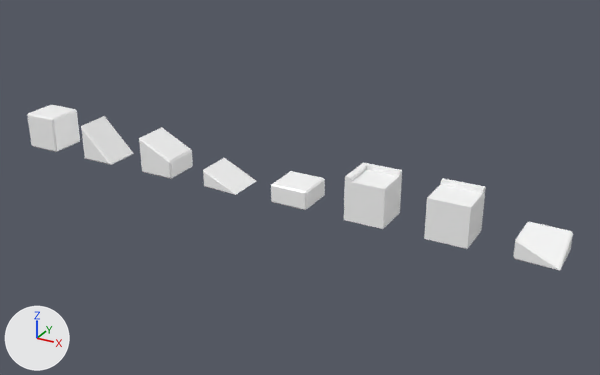
One commit to the glTF model Assets/Models/world-blocks-v1.glb: the scene before it, then after it.
Both versions are drawn from a camera (50 mm lens) standing at (30.1, -32.8, 16.1) and looking at (11.8, 0.6, -0.6). The axes (+X, +Y, +Z) are drawn at lower left. The lights are the same throughout. Objects named as collision shapes, trigger or cutter boxes, shadow casters or lower levels of detail are left out. Where no turn or scale is listed for an object, it has been applied to the vertices. Vertices at the same position are counted once.

The first picture shows 'Block', 'Block_50%', 'Block_Bande_25%', 'Block_Bande_50%', 'Ramp_100%', 'Ramp_25%', 'Ramp_75%', 'pyramide'.
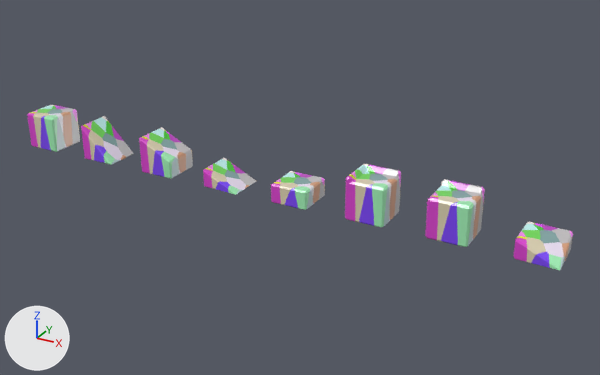
What differs and where, as boxes [x1, y1, x2, y2] in the pictures (600 x 375 px):
'Block_Bande_25%', reshaped: before [424, 178, 486, 249]; after [425, 179, 485, 247]
'Block_Bande_50%', reshaped: before [344, 162, 402, 229]; after [345, 164, 401, 228]
'pyramide', recoloured, surface changed: [513, 222, 573, 270] in both
'Block', recoloured, surface changed: [27, 105, 80, 152] in both
'Ramp_75%', recoloured, surface changed: [139, 127, 193, 179] in both
'Ramp_100%', recoloured: [81, 116, 134, 165] in both
'Block_50%', recoloured, surface changed: [271, 171, 325, 210] in both
'Ramp_25%', recoloured, surface changed: [203, 158, 256, 195] in both

The change, as a list of edits to the scene's bpy script:
```text
Change me_cube:
    where me_cube.from_pydata(...)  # 18 vertices, 32 faces; spans x -1.0..0.94, y -1.0..1.0, z -1.0..0.94
    remove me_cube.materials.append(mat_block_material)  # white #ffffff
    add me_cube.materials.append(mat_block_material_001)  # picture img_ramp_100
Change me_cube_001:
    where me_cube_001.from_pydata(...)  # 24 vertices, 44 faces; spans x -1.0..1.0, y -1.0..1.0, z -1.0..0.96
    remove me_cube_001.materials.append(mat_block_material)  # white #ffffff
    me_cube_001 part 1: texture (UV) coordinates of 44 of 44 faces, centred in x -1.0..1.0, y -1.0..1.0, z -1.0..0.95, changed; they spanned u 0.12..0.87, v 0.0..0.99 and now span u 0.0..1.0, v 0.0..0.88
    add me_cube_001.materials.append(mat_block_material_002)  # picture img_ramp75
Change me_cube_002:
    where me_cube_002.from_pydata(...)  # 18 vertices, 32 faces; spans x -1.0..1.0, y -1.0..1.0, z -1.0..-0.04
    remove me_cube_002.materials.append(mat_block_material)  # white #ffffff
    me_cube_002 part 2: texture (UV) coordinates of 32 of 32 faces, centred in x -1.0..0.98, y -1.0..1.0, z -1.0..-0.05, changed; they spanned u 0.12..0.87, v 0.0..0.99 and now span u 0.0..0.97, v 0.0..1.0
    add me_cube_002.materials.append(mat_block_material_003)  # picture img_ramp25new
Change me_cube_003:
    where me_cube_003.from_pydata(...)  # 24 vertices, 44 faces; spans x -1.0..1.0, y -1.0..1.0, z -1.0..1.0
    remove me_cube_003.materials.append(mat_block_material)  # white #ffffff
    me_cube_003 part 3: texture (UV) coordinates of 44 of 44 faces, centred in x -1.0..1.0, y -1.0..1.0, z -1.0..1.0, changed; they spanned u 0.12..0.87, v 0.0..0.99 and now span u 0.0..1.0, v 0.0..0.86
    add me_cube_003.materials.append(mat_block_material_008)  # picture img_blocknew
Change me_cube_004:
    where me_cube_004.from_pydata(...)  # 24 vertices, 44 faces; spans x -1.0..1.0, y -1.0..1.0, z -1.0..0.0
    remove me_cube_004.materials.append(mat_block_material)  # white #ffffff
    me_cube_004 part 4: texture (UV) coordinates of 44 of 44 faces, centred in x -1.0..1.0, y -1.0..1.0, z -1.0..0.0, changed; they spanned u 0.12..0.88, v 0.0..0.99 and now span u 0.0..1.0, v 0.0..0.99
    add me_cube_004.materials.append(mat_block_material_004)  # picture img_block50
Change me_cube_005:
    remove me_cube_005.from_pydata(...)  # 26 vertices, 48 faces; spans x -1.0..1.0, y -1.0..1.0, z -1.0..1.2
    remove me_cube_005.materials.append(mat_block_material)  # white #ffffff
    add me_cube_005.from_pydata(...)  # 59 vertices, 114 faces; spans x -1.0..1.0, y -1.0..1.0, z -1.0..1.2
    me_cube_005 part 5: 23 vertices removed from x -1.0..1.0, y -1.0..1.0, z -1.0..1.2; 56 vertices added at x -1.0..1.0, y -1.0..1.0, z -1.0..1.2
    add me_cube_005.materials.append(mat_block_material_005)  # picture img_blockbande50
Change me_cube_006:
    remove me_cube_006.from_pydata(...)  # 16 vertices, 28 faces; spans x -1.0..1.0, y -1.0..1.0, z -1.0..1.2
    remove me_cube_006.materials.append(mat_block_material)  # white #ffffff
    add me_cube_006.from_pydata(...)  # 42 vertices, 80 faces; spans x -1.0..1.0, y -1.0..1.0, z -1.0..1.2
    me_cube_006 part 6: 16 vertices removed from x -1.0..1.0, y -1.0..1.0, z -1.0..1.2; 42 vertices added at x -1.0..1.0, y -1.0..1.0, z -1.0..1.2
    add me_cube_006.materials.append(mat_block_material_006)  # picture img_blockbande25
Change me_cube_007:
    where me_cube_007.from_pydata(...)  # 21 vertices, 38 faces; spans x -1.0..1.0, y -1.0..1.0, z -1.0..0.0
    remove me_cube_007.materials.append(mat_block_material)  # white #ffffff
    me_cube_007 part 7: texture (UV) coordinates of 38 of 38 faces, centred in x -1.0..1.0, y -1.0..1.0, z -1.0..-0.02, changed; they spanned u 0.12..0.87, v 0.0..0.99 and now span u 0.0..0.92, v 0.0..1.0
    add me_cube_007.materials.append(mat_block_material_007)  # picture img_pyramide
```
